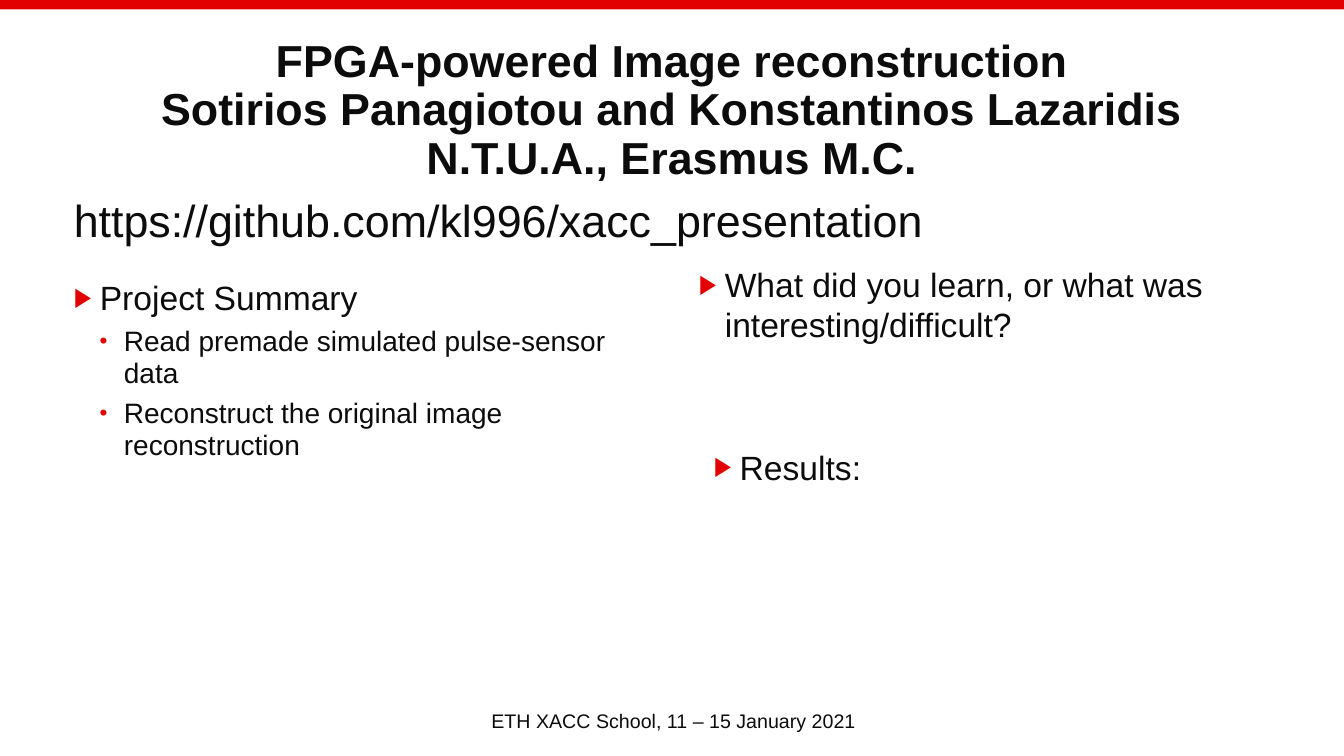
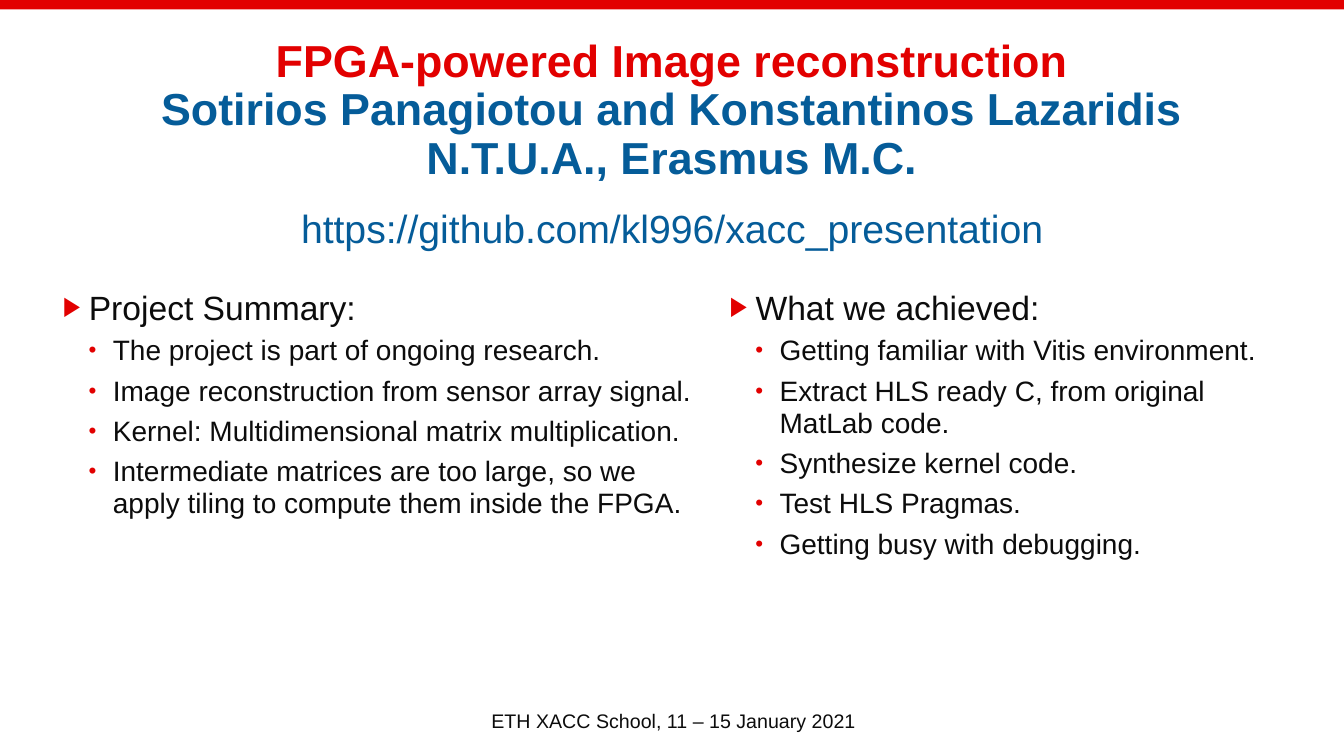
Before and after one commit to kl996/xacc_presentation, a slide deck: slide 1 of project_sotirios_konstantinos.pptx. Drawn at 1344x756 pixels with LibreOffice and Linux fonts; fonts in the diff are those of the drawing; background and template pictures are left out. Boxes give left, top, right and bottom in pixels: in the first picture for what was removed or moved away, otherwise in the second. Text is boxed around its words. In the diff, an @@ line names an element or a change of style, - is before the commit and + after.

```diff
--- a/project_sotirios_konstantinos.pptx
+++ b/project_sotirios_konstantinos.pptx
@@ title "FPGA-powered Image reconstruction Sotirios Panagiotou ..." at (161, 44, 1181, 181): text colour #0C0C0C to #E20000 in "FPGA-powered Image reconstruction"; text colour #0C0C0C to #055C99 in "Sotirios Panagiotou and Konstantinos Lazaridis N.T.U.A., Era ..." @@
@@ text "https://github.com/kl996/xacc_presentation": place and size @@
-text "https://github.com/kl996/xacc_presentation" at (74, 204, 923, 246)
+text "https://github.com/kl996/xacc_presentation" at (301, 214, 1043, 251)
@@ text "https://github.com/kl996/xacc_presentation" at (301, 214, 1043, 251): size 32 to 28 pt, text colour #0C0C0C to #055C99; alignment left to centre @@
@@ text at (89, 295, 691, 518): text changed @@
-▶ Project Summary
-  • Read premade simulated pulse-sensor data
-  • Reconstruct the original image reconstruction
+▶ Project Summary:
+  • The project is part of ongoing research.
+  • Image reconstruction from sensor array signal.
+  • Kernel: Multidimensional matrix multiplication.
+  • Intermediate matrices are too large, so we apply tiling to compute them inside the FPGA.
@@ text removed at (725, 272, 1203, 344) @@
-▶ What did you learn, or what was interesting/difficult?
@@ text added at (756, 295, 1256, 559), 20 pt, text #0C0C0C @@
+▶ What we achieved:
+  • Getting familiar with Vitis environment.
+  • Extract HLS ready C, from original MatLab code.
+  • Synthesize kernel code.
+  • Test HLS Pragmas.
+  • Getting busy with debugging.
@@ text removed at (740, 455, 861, 481) @@
-▶ Results:
```
